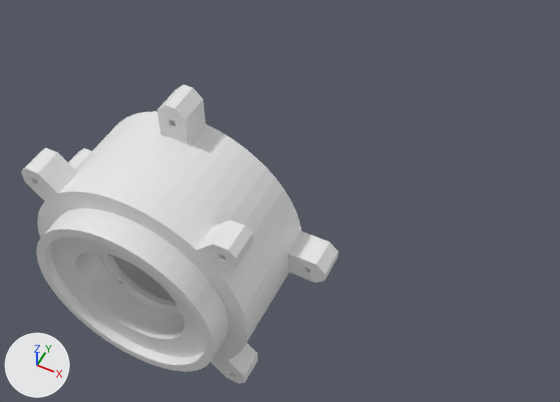
A saved change to the Blender file 3d files/obj files work file/Links.blend.
The view is the same before and after, from a camera (50 mm lens) standing at (162.0, -230.0, 311.0) and looking at (33.0, 27.0, -10.0). Arrows for +X, +Y and +Z are at lower left; the lights stay in place.

Names of what the first picture shows: 'Base'.
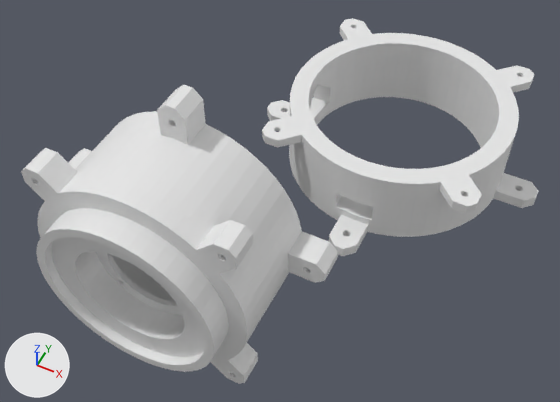
The change, as a diff of the scene's bpy script:
```diff
--- a/3d files/obj files work file/Links.blend.py
+++ b/3d files/obj files work file/Links.blend.py
@@ me_basispart2 @@
+me_basispart2.from_pydata(...)  # 1678 vertices, 3200 faces; spans x 0.0..160.0, y 0.0..160.0, z 0.0..40.0
@@ ob_basispart2 @@
+ob_basispart2 = bpy.data.objects.new('BasisPart2', me_basispart2)
+ob_basispart2.location = (0.0, 0.0, 0.0)
```

What differs and where, as boxes (x1, y1, x2, y2) in the pictures (560 x 402 px):
'BasisPart2', added
    after: (262, 18, 539, 256)
